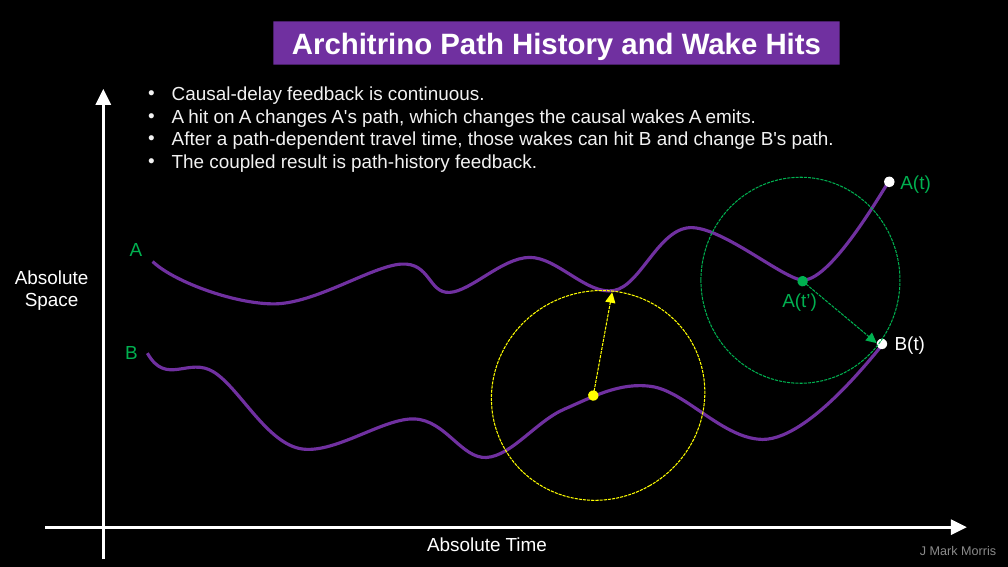
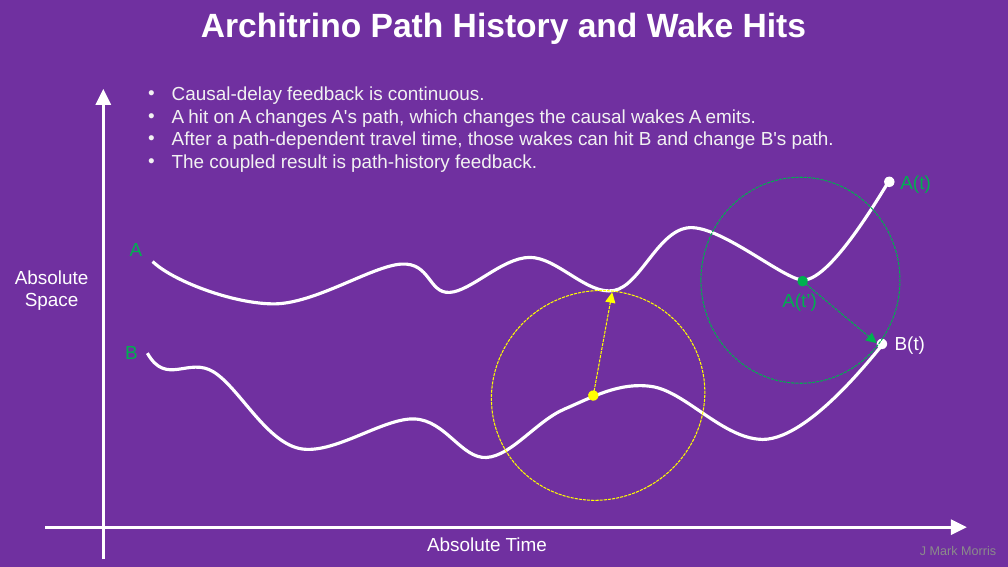
Before and after one commit to jmarkmorris/architrino, a slide deck: slide 10 of reference/archie/presentations/NPQG Fundamentals - Paths.pptx. Drawn at 1008x567 pixels with LibreOffice and Linux fonts; fonts in the diff are those of the drawing. Boxes give left, top, right and bottom in pixels: in the first picture for what was removed or moved away, otherwise in the second. Text is boxed around its words. In the diff, an @@ line names an element or a change of style, - is before the commit and + after.

```diff
--- a/reference/archie/presentations/NPQG Fundamentals - Paths.pptx
+++ b/reference/archie/presentations/NPQG Fundamentals - Paths.pptx
@@ background #000000 to #7030A0 @@
@@ text "Architrino Path History and Wake ...": place and size @@
-text "Architrino Path History and Wake ..." at (274, 21, 840, 64)
+text "Architrino Path History and Wake ..." at (201, 12, 806, 44)
@@ text "Architrino Path History and Wake ..." at (201, 12, 806, 44): size 28 to 32 pt; fill #7030A0 to none @@
@@ freeform shape at (153, 181, 889, 304): outline #7030A0 3 pt to #FFFFFF 3 pt @@
@@ freeform shape at (147, 342, 885, 457): outline #7030A0 3 pt to #FFFFFF 3 pt @@
```
Also in this commit, not shown: 12 other slides changed, 3 slides removed, 27 other files.
